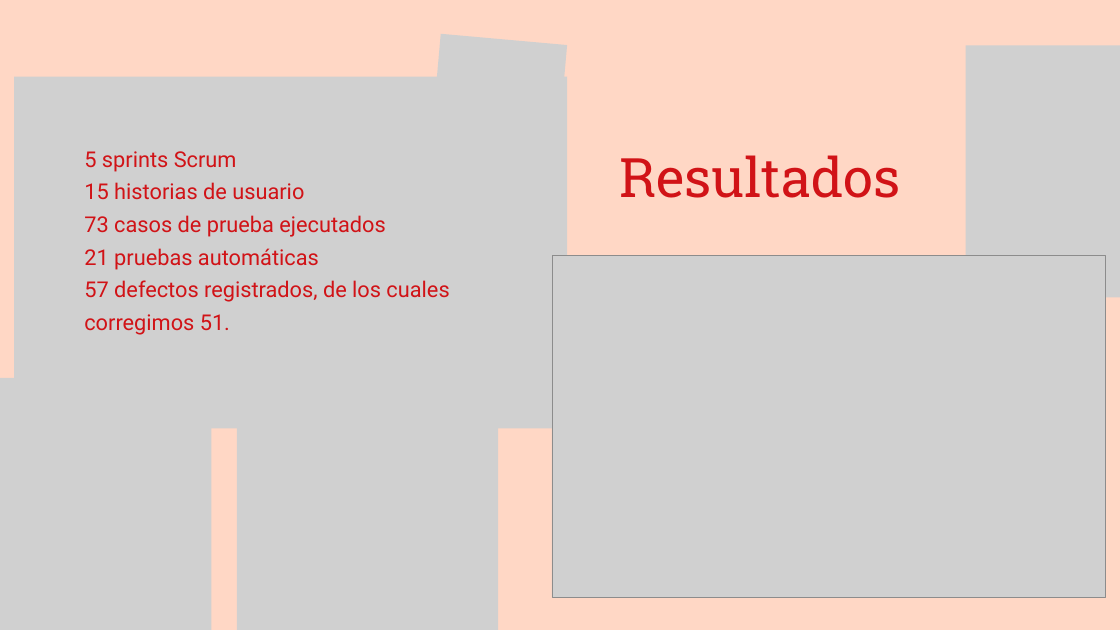
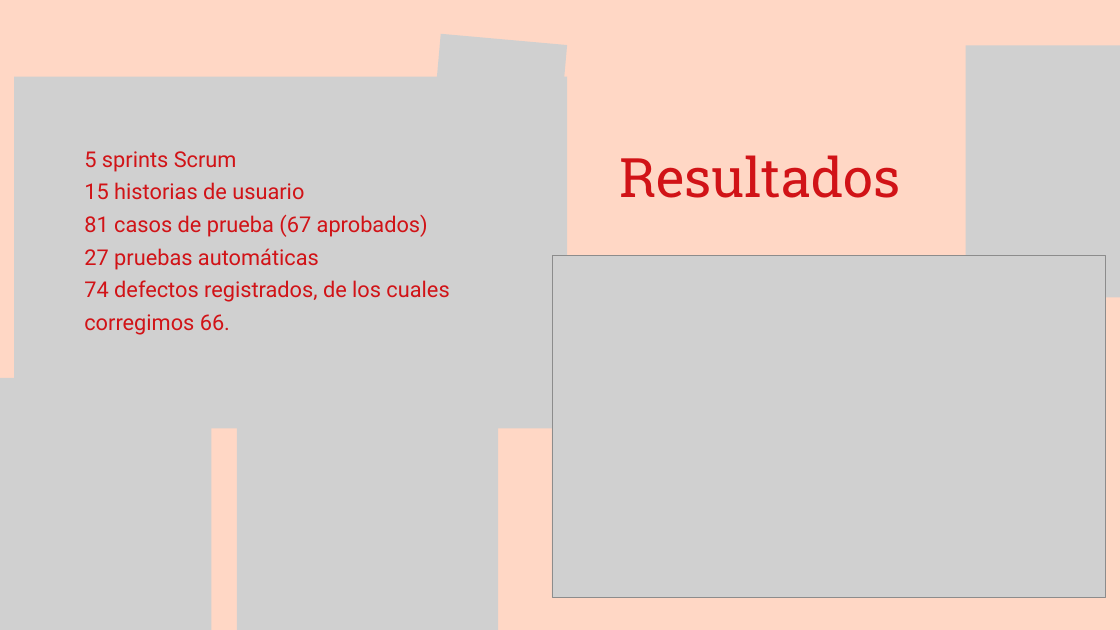
Before and after one commit to 3mmanolo/Capstone-APT-MantencionBomberos, a slide deck: slide 9 of Fase 3/Evidencias Grupales/Presentación Final del proyecto (Español).pptx. Drawn at 1120x630 pixels with LibreOffice and Linux fonts; fonts in the diff are those of the drawing; grey boxes stand for pictures. Boxes give left, top, right and bottom in pixels: in the first picture for what was removed or moved away, otherwise in the second. Text is boxed around its words. In the diff, an @@ line names an element or a change of style, - is before the commit and + after.

Commit message:
Fase 3: presentación, registro de defectos (v5) y planilla de casos (v8) actualizados

```diff
--- a/Fase 3/Evidencias Grupales/Presentación Final del proyecto (Español).pptx
+++ b/Fase 3/Evidencias Grupales/Presentación Final del proyecto (Español).pptx
@@ text at (84,215,449,335): text changed @@
-73 casos de prueba ejecutados
-21 pruebas automáticas
-57 defectos registrados, de los cuales corregimos 51.
+81 casos de prueba (67 aprobados)
+27 pruebas automáticas
+74 defectos registrados, de los cuales corregimos 66.
```
Also in this commit, not shown: 1 other slide changed, 2 other files.
